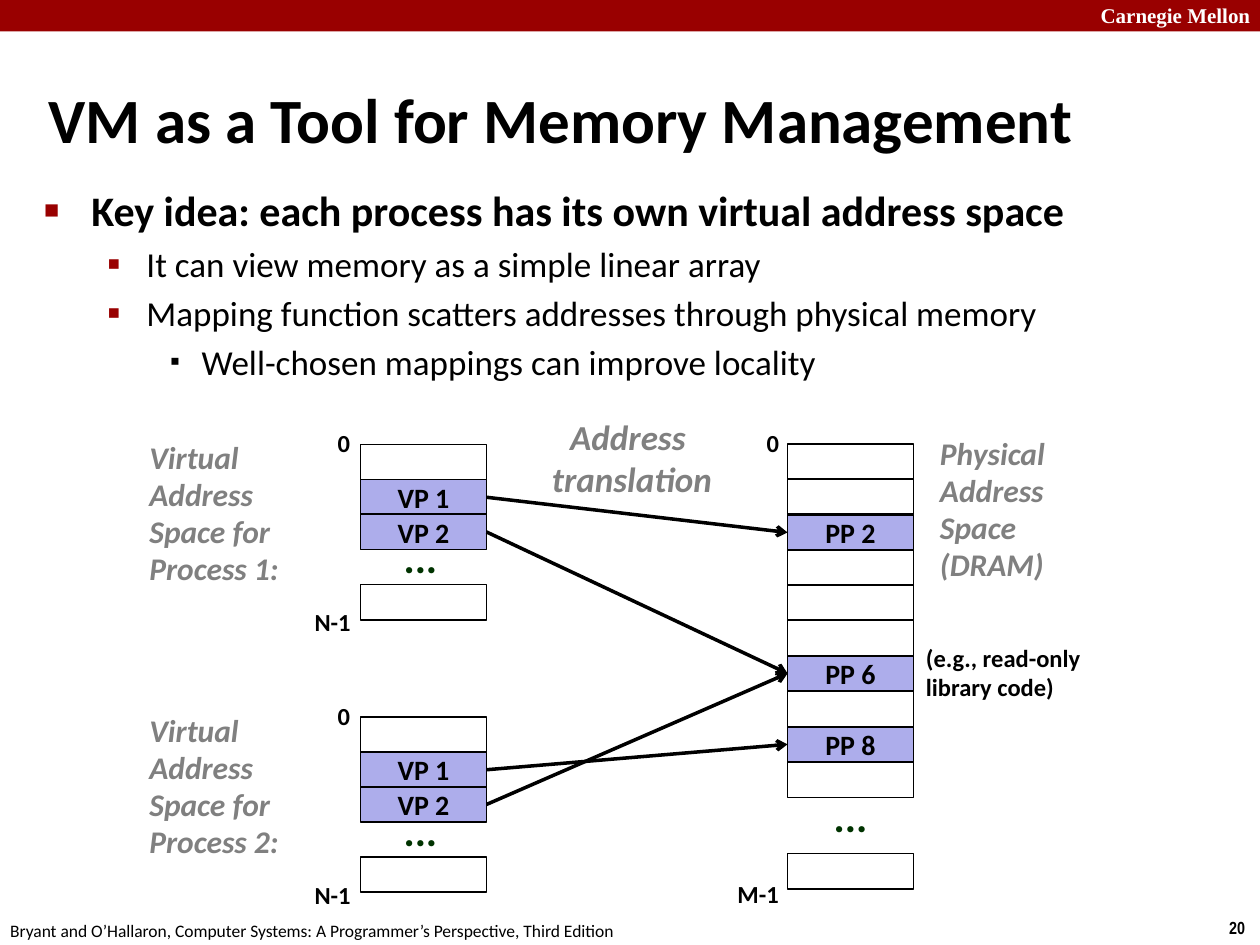
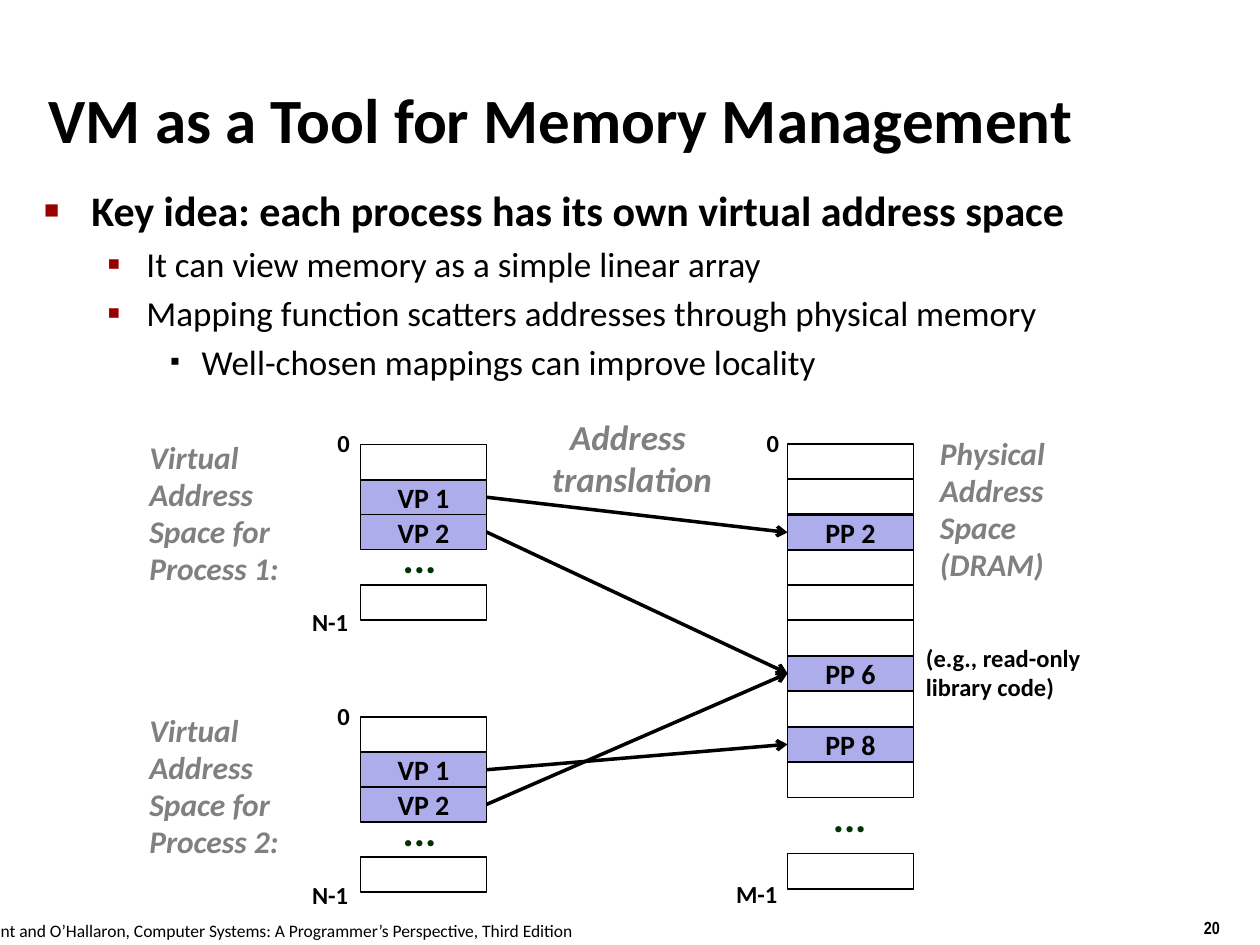
Before and after one commit to tntech-ngin/F24-CSC2770, a slide deck: slide 20 of docs/lectures_source/lectures/originals/17-vm-concepts.pptx. Drawn at 1260x945 pixels with LibreOffice and Linux fonts; fonts in the diff are those of the drawing. Boxes give left, top, right and bottom in pixels: in the first picture for what was removed or moved away, otherwise in the second. Text is boxed around its words. In the diff, an @@ line names an element or a change of style, - is before the commit and + after.

```diff
--- a/docs/lectures_source/lectures/originals/17-vm-concepts.pptx
+++ b/docs/lectures_source/lectures/originals/17-vm-concepts.pptx
@@ rectangle removed at [0, 0, 1260, 32] @@
@@ text removed at [1101, 8, 1250, 28] @@
-Carnegie Mellon
@@ text "Bryant and O’Hallaron, Computer Systems: ..." rewrapped from [10, 925, 614, 940] to [19, 925, 573, 940] @@
@@ page number: place and size @@
-page number at [1229, 922, 1245, 934]
+page number at [1204, 921, 1220, 934]
```
Also in this commit, not shown: 38 other slides changed, 42 other files.
